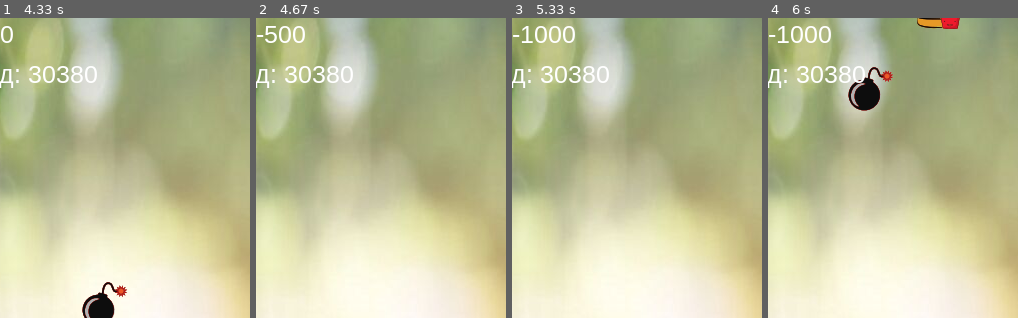
Above: before the commit, frames 1-4 (left to right).
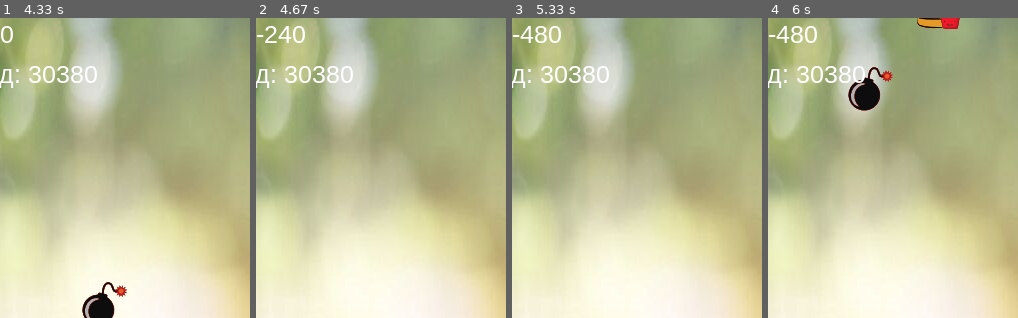
Above: after the commit, the same moments.

Repository: NigelVoid/ProjectPyGame
Game: pygame game, started from GAME1.py
The game is run twice, just before and just after one commit, with the same random seed, the same clock (stepped at 60 frames per second) and the same inputs.
Inputs:
- Up to frame 1 (4.33 s): hold D 0.33-0.8 s; hold D 0.83-1.3 s; hold A 1.33-1.87 s; hold A 1.9-2.3 s; hold D 2.33-2.97 s; hold A 3-3.47 s; hold D 3.5-3.97 s; hold D from 4 s (still down)
- Up to frame 2 (4.67 s): release D at 4.47 s; hold A from 4.5 s (still down)
- Up to frame 3 (5.33 s): release A at 5.03 s; hold A from 5.07 s (still down)
- Up to frame 4 (6 s): release A at 5.47 s; hold D from 5.5 s (still down)
The pictures show only the part of the screen within x 16-66%, y 3-53%; the shares and areas given below are measured in that part.

Frame 1 is identical in both runs. In frame 2, 0.3% of the frame differs, in the area x 3-14%, y 2-9%; in frame 3, 0.4%, in the area x 3-26%, y 2-9%; in frame 4, 0.4%.

Commit message:
second commit

Diff:
--- a/GAME1.py
+++ b/GAME1.py
@@ -59,7 +59,7 @@
                 if self.role == 0:
                     points += 60
                 else:
-                    points -= 500
+                    points -= 240
                 self.x = random.randint(0, 450)
                 self.y = random.randint(-500, -100)
                 self.role = random.randint(0, 1)
@@ -95,7 +95,7 @@
                 if self.role == 0:
                     points += 60
                 else:
-                    points -= 500
+                    points -= 240
                 self.x = random.randint(0, 450)
                 self.y = random.randint(-500, -100)
                 self.role = random.randint(0, 1)
@@ -131,7 +131,7 @@
                 if self.role == 0:
                     points += 60
                 else:
-                    points -= 500
+                    points -= 240
                 self.x = random.randint(0, 450)
                 self.y = random.randint(-500, -100)
                 self.role = random.randint(0, 1)
@@ -167,7 +167,7 @@
                 if self.role == 0:
                     points += 60
                 else:
-                    points -= 500
+                    points -= 240
                 self.x = random.randint(0, 450)
                 self.y = random.randint(-500, -100)
                 self.role = random.randint(0, 1)
@@ -203,7 +203,7 @@
                 if self.role == 0:
                     points += 60
                 else:
-                    points -= 500
+                    points -= 240
                 self.x = random.randint(0, 450)
                 self.y = random.randint(-500, -100)
                 self.role = random.randint(0, 1)
--- a/GAME4.py
+++ b/GAME4.py
@@ -126,8 +126,12 @@
 
 
 def handle_events():
+    global flag
     for event in pygame.event.get():
-        if event.type == pygame.KEYDOWN:
+        if event.type == pygame.QUIT:
+            flag = False
+            runpy.run_module('main')
+        elif event.type == pygame.KEYDOWN:
             if event.key == pygame.K_LEFT:
                 move_left()
                 generate_number()
@@ -149,7 +153,3 @@
     handle_events()
     draw_grid()
     pygame.display.update()
-    for event in pygame.event.get():
-        if event.type == pygame.QUIT:
-            flag = False
-            runpy.run_module('main')
